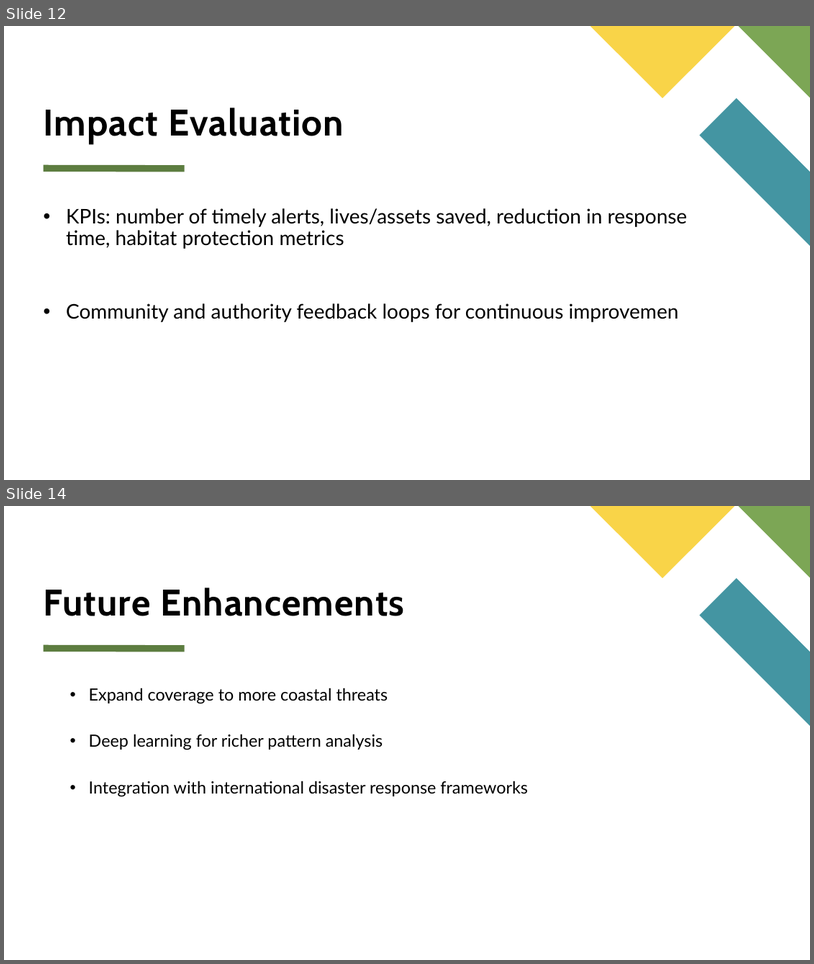
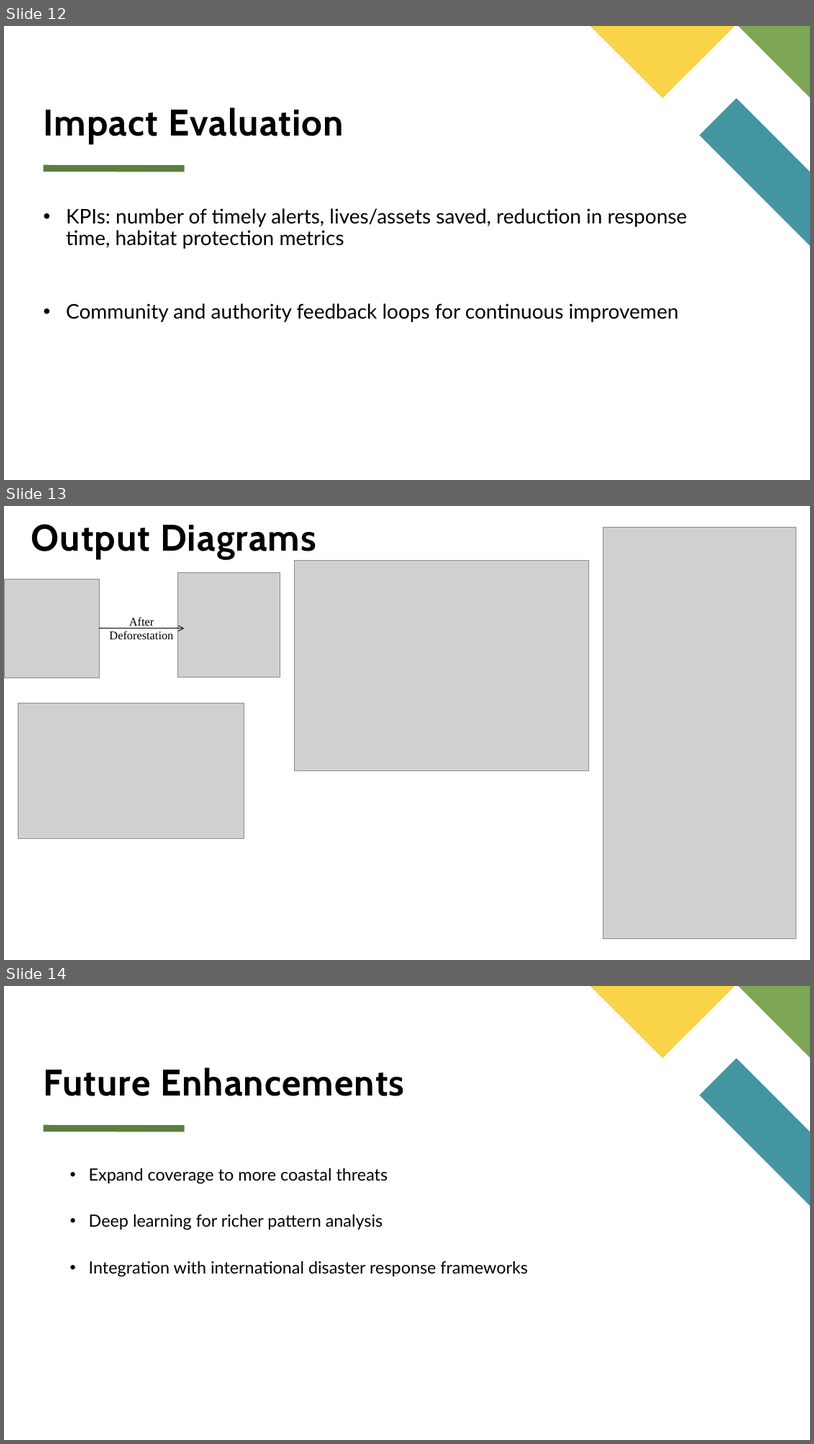
Before and after one commit to P47Parzival/Coastal-Threat-Alert-System, a slide deck: Coastal Threat Alert System.pptx. Shown one above the other, each under a label of ours: slides 12 and 14 before the commit, slides 12, 13 and 14 after it; the slides between them are not shown. The pictures are 814x964 and 814x1444 pixels, drawn with LibreOffice and Linux fonts; fonts in the diff are those of the drawing; grey boxes stand for pictures. Boxes give left, top, right and bottom in pixels: in the first picture for what was removed or moved away, otherwise in the second. Text is boxed around its words. In the diff, an @@ line names an element or a change of style, - is before the commit and + after.

```diff
--- a/Coastal Threat Alert System.pptx
+++ b/Coastal Threat Alert System.pptx
@@ slide 13 added at box(4, 506, 810, 960), background #FFFFFF @@
@@ title added at box(31, 524, 316, 559), 44 pt, text #000000, bold @@
+Output Diagrams
@@ picture added at box(604, 527, 797, 938) @@
@@ picture added at box(295, 561, 589, 771) @@
@@ picture added at box(5, 579, 99, 677) @@
@@ picture added at box(178, 572, 280, 677) @@
@@ rectangle added at box(25, 629, 211, 659), fill #FFFFFF, outline #FFFFFF 1 pt @@
@@ arrow added from (99, 628) to (184, 628), #000000 0.75 pt @@
@@ text added at box(109, 617, 173, 639), 14 pt, text #000000 @@
+After
+Deforestation
@@ picture added at box(18, 703, 244, 838) @@
```
Also in this commit, not shown: 1 slide changed, 2 other slides added, 3 slides removed, 27 other files.
